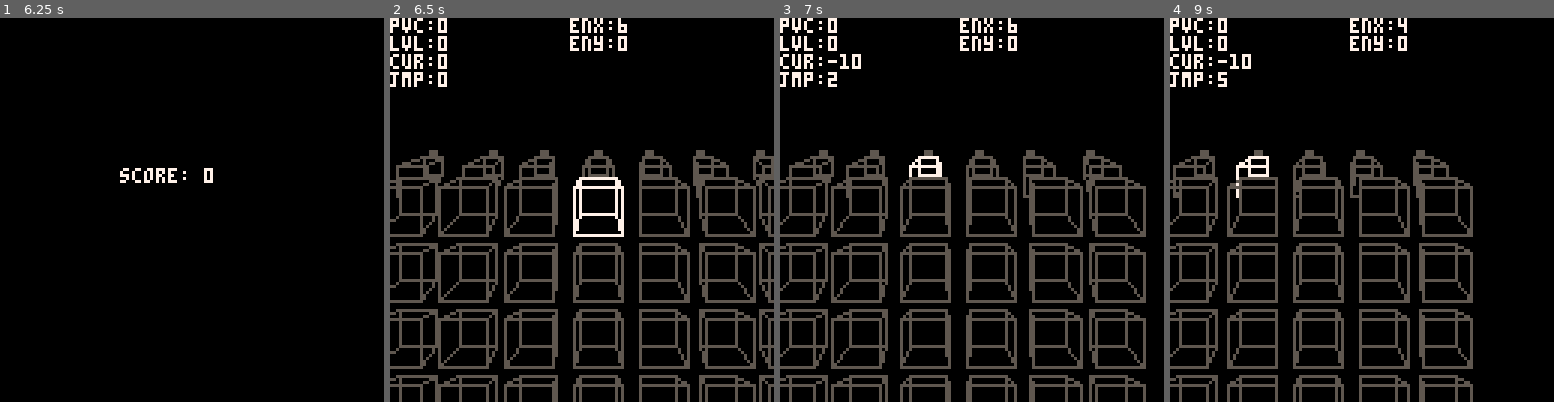
Above: before the commit, frames 1-4 (left to right).
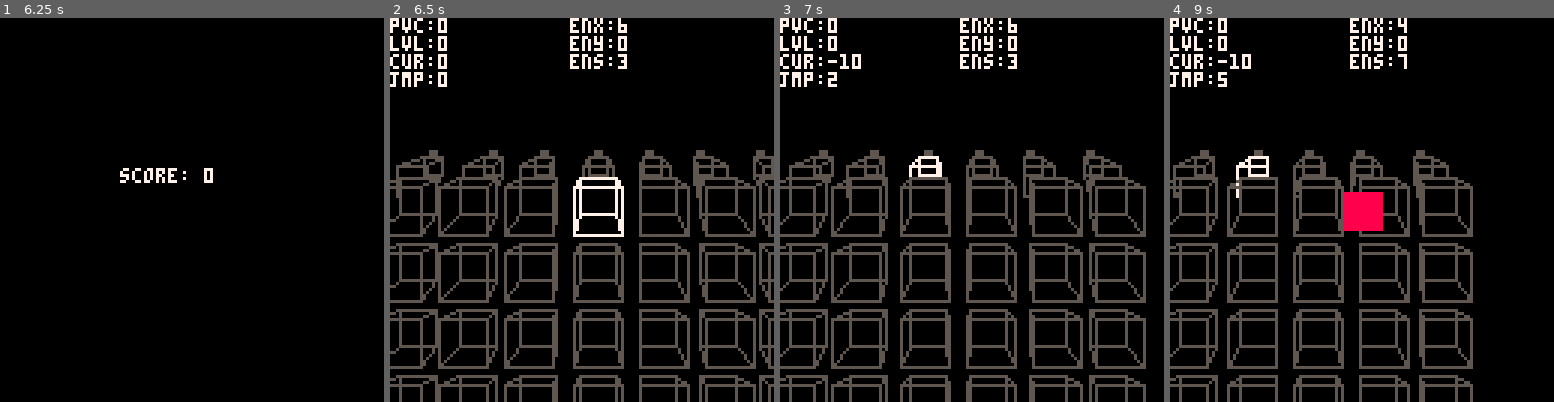
Above: after the commit, the same moments.

Repository: abemassry/dimensional-jump
Game: PICO-8 cartridge dimensional-jump.p8
The game is run twice, just before and just after one commit, with the same random seed, the same clock (stepped at 60 frames per second) and the same inputs.
Inputs:
- Up to frame 1 (6.25 s): tap X (X key) at 0.33, 1.07, 1.85, 2.97, 4.08, 5.2 s; tap O (Z key) at 0.7, 1.7, 2.1, 2.5, 2.9, 3.3, 3.7, 4.1, 4.5, 4.9, 5.3, 5.7, 6.1 s; hold Right 1.6-2.1 s; hold Up 2.15-2.42 s; hold Right 2.47-3.03 s; hold Left 3.08-3.58 s; hold Down 3.63-3.97 s; hold Right 4.02-4.68 s; hold Up 4.73-5.03 s; hold Left 5.08-5.68 s; hold Down 5.73-6.03 s; hold Right from 6.08 s (still down)
- Up to frame 2 (6.5 s): keep holding Right; tap X (X key) at 6.32 s
- Up to frame 3 (7 s): tap O (Z key) at 6.5, 6.9 s; release Right at 6.58 s; hold Right from 6.63 s (still down)
- Up to frame 4 (9 s): release Right at 7.13 s; hold Up 7.18-7.45 s; tap O (Z key) every 0.4 s from 7.3 to 8.9 s; tap X (X key) at 7.43, 8.55 s; hold Right 7.5-8.07 s; hold Left 8.12-8.62 s; hold Down from 8.67 s (still down)

Frame 1 is identical in both runs. In frame 2, 0.3% of the frame differs, in the area x 46-62%, y 9-14%; in frame 3, 0.3%; in frame 4, 1.3%, in the area x 45-62%, y 9-56%.

Commit message:
enemies working in 3d

Diff:
--- a/dimensional-jump.p8
+++ b/dimensional-jump.p8
@@ -785,6 +785,7 @@
 		jumptimer = 0,
 		jumptimerset = false,
 		end_timer = 0,
+		lose_timer = 0,
 		endgoallevel = 3, -- change to 24?
 		endblockx = 0, --flr(rnd(6)),
 		endblocky = 0, --flr(rnd(3)),
@@ -792,6 +793,7 @@
 		enemyx = 6, --flr(rnd(6)),
 		enemyy = 0, --flr(rnd(3)),
 		enemy_visible = true,
+		enemy_reset = false,
 		tick_timer = 0,
 
 		update=function(self)
@@ -908,6 +910,8 @@
 			end
 			if self.jumplevel == self.endgoallevel and self.endblockx == ((self.current-3)*-1) and self.endblocky == self.lvl then
 				self.end_timer += 1
+			elseif self.jumplevel == self.enemy_slice and self.enemyx == ((self.current-3)*-1) and self.enemyy == self.lvl then
+				self.lose_timer += 1
 			else
 				control3d()
 			end
@@ -948,6 +952,10 @@
 				self.enemy_visible = true
 			end
 			if (self.end_timer > 60) overlay_state = 4
+			if (self.lose_timer > 60) then
+				reset_stage = true
+				overlay_state = 4
+			end
 
 		end,
 
@@ -959,6 +967,8 @@
 			print('jmp:'..self.jumplevel, 0, 18, 7)
 			print('enx:'..self.enemyx, 60, 0, 7)
 			print('eny:'..self.enemyy, 60, 6, 7)
+			print('ens:'..self.enemy_slice, 60, 12, 7)
+
 			for i=0,0 do
 				if (self.jumpanim == 0) then
 					ydiff = -17 + (i * 20) - (self.lvl*4)
@@ -1057,6 +1067,7 @@
 			end
 			if (self.jumppress == true) self.startanim += 1
 			if (self.end_timer > 0) rectfill(64 - self.end_timer*2,64 - self.end_timer*2,64 + self.end_timer*2, 64 + self.end_timer*2,11)
+			if (self.lose_timer > 0) rectfill(64 - self.lose_timer*2,64 - self.lose_timer*2,64 + self.lose_timer*2, 64 + self.lose_timer*2,8)
 		end
 	}
 end
